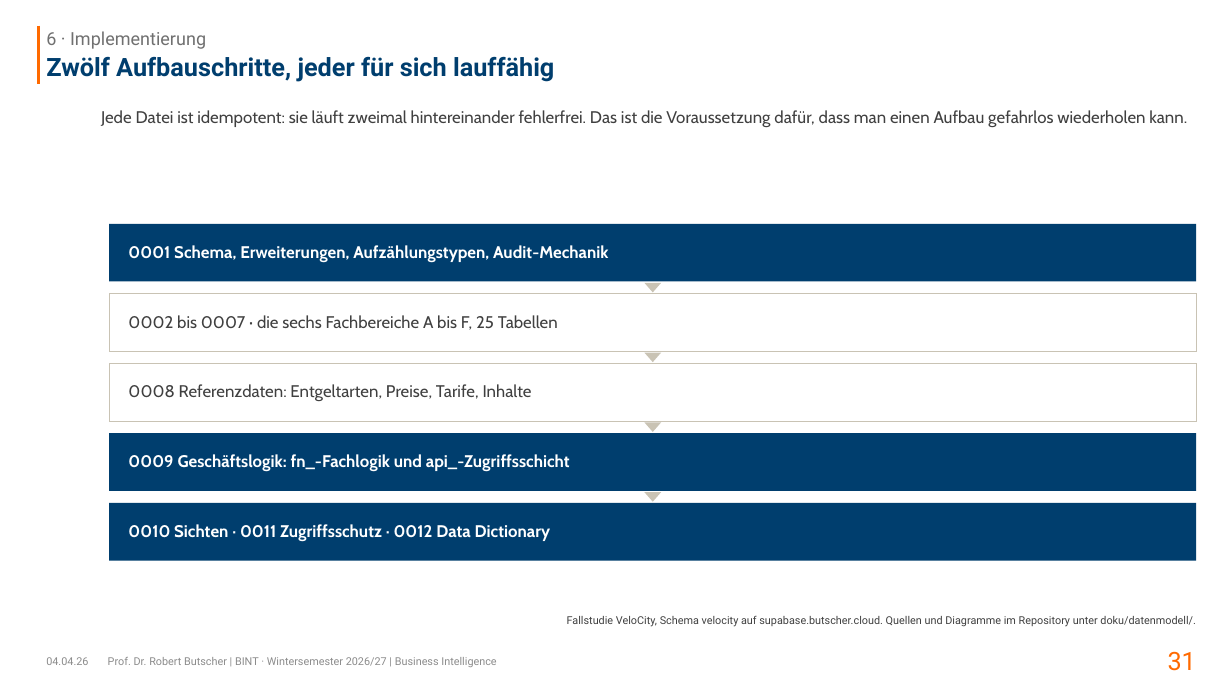
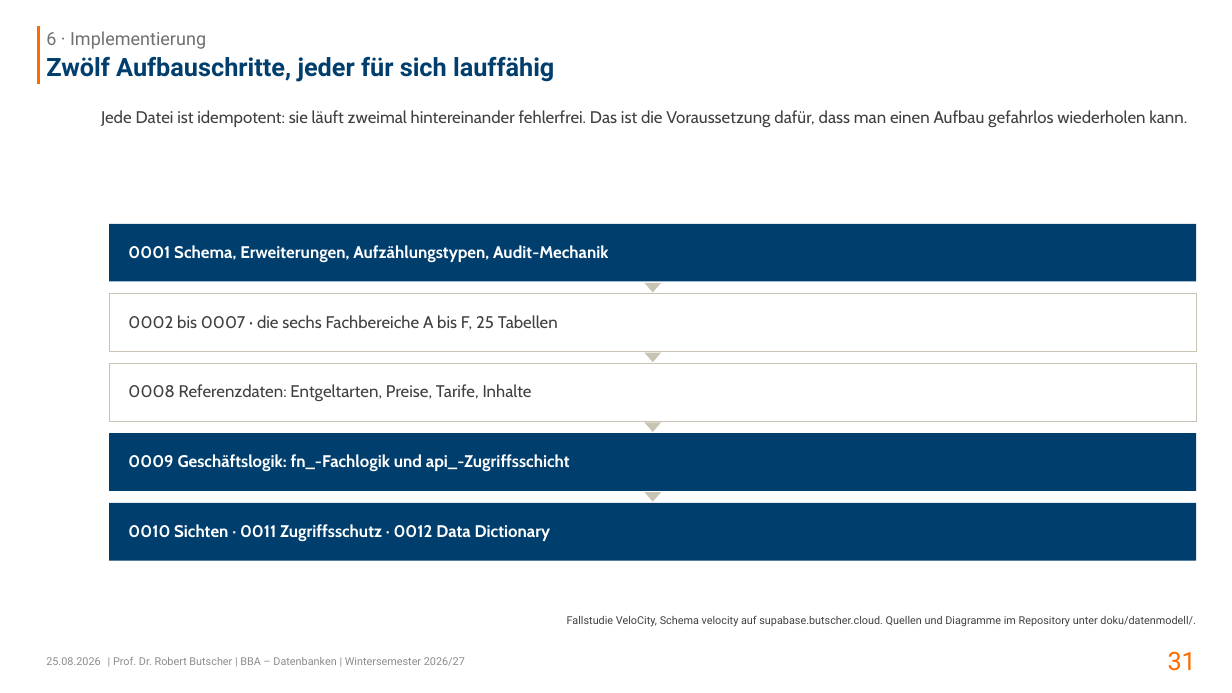
Before and after one commit to swrobuts/velocity-fallstudie, a slide deck: slide 31 of slides/velocity-datenbankentwurf.pptx. Drawn at 1232x693 pixels with LibreOffice and Linux fonts; fonts in the diff are those of the drawing. Boxes give left, top, right and bottom in pixels: in the first picture for what was removed or moved away, otherwise in the second. Text is boxed around its words. In the diff, an @@ line names an element or a change of style, - is before the commit and + after.

```diff
--- a/slides/velocity-datenbankentwurf.pptx
+++ b/slides/velocity-datenbankentwurf.pptx
@@ text at (x1=46, y1=657, x2=100, y2=665): text changed @@
-04.04.26
+25.08.2026
@@ text at (x1=113, y1=657, x2=465, y2=666): text changed @@
-Prof. Dr. Robert Butscher | BINT · Wintersemester 2026/27 | Business Intelligence
+| Prof. Dr. Robert Butscher | BBA – Datenbanken | Wintersemester 2026/27
```
Also in this commit, not shown: 42 other slides changed, 4 other files.
